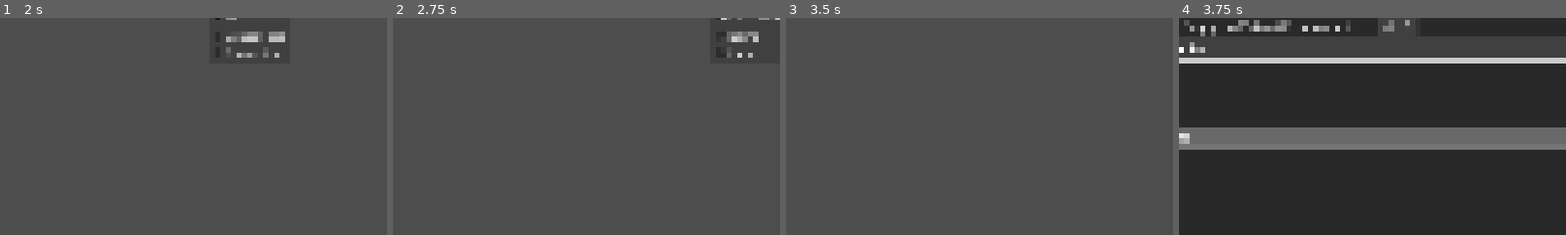
Above: before the commit, frames 1-4 (left to right).
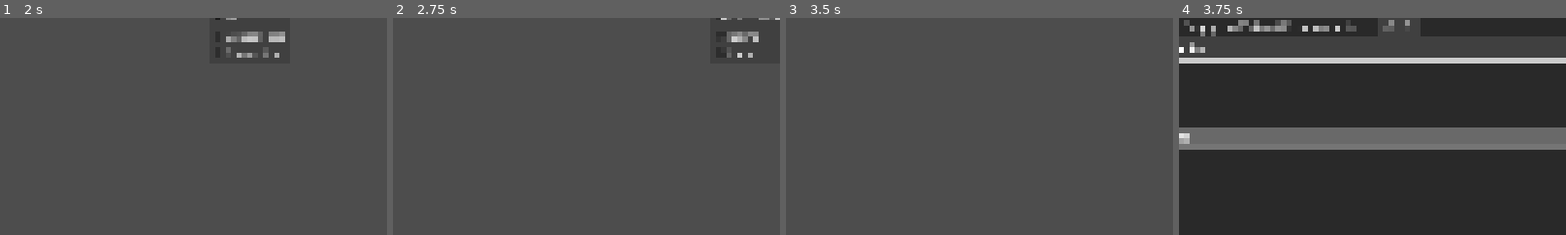
Above: after the commit, the same moments.

Repository: drusin/godot-switcheroo
Game: Godot game, scene res://src/main.tscn
The game is run twice, just before and just after one commit, with the same random seed, the same clock (stepped at 60 frames per second) and the same inputs. The engine's default icon, where the game draws it, is replaced by a stand-in: a white triangle on a blue panel in a dark square.
Inputs (mouse positions are % of the whole screen's width and height, from its top left):
- Up to frame 1 (2 s): click (23, 8) at 0.52 s; type "12" at 0.6 s; click "All" at 1.25 s
- Up to frame 2 (2.75 s): click "Last Used" at 2 s
- Up to frame 3 (3.5 s): click "Desc" at 2.75 s
- Up to frame 4 (3.75 s): click "Import" at 3.5 s
The pictures show only the part of the screen within x 23-73%, y 13-63%; the shares and areas given below are measured in that part.

Frames 1-3 are identical in both runs. In frame 4, 0.1% of the frame differs, in the area x 44-56%, y 3-7%.
Error in both runs: Trying to assign value of type 'Nil' to a variable of type 'Dictionary'. (res://src/autoloads/downloads.gd:29)

Commit message:
wip moving to new dl repo

Diff:
--- a/src/autoloads/downloads.gd
+++ b/src/autoloads/downloads.gd
@@ -5,7 +5,7 @@
 signal single_update(version: String, percent: int)
 signal all_update(downloads: int, percent: int)
 
-const MAIN_JSON_URL := "https://drusin.github.io/gd-dl-json-wrapper/json/main.json"
+const MAIN_JSON_URL := "https://drusin.github.io/gd-gh-dl-json-wrapper/json/main.json"
 
 @onready var _temp_dir: String = PREFERENCES.read(Prefs.Keys.TEMP_DIR)
 @onready var _managed_folder: String = PREFERENCES.read(Prefs.Keys.MANAGED_INSTALLATIONS_DIR)
@@ -138,16 +138,15 @@
 
 
 func _calc_percentage(metadata: Dictionary) -> int:
-	return int(100 * metadata["req"].get_downloaded_bytes() / metadata["size_in_bytes"])
+	return int(100 * metadata["req"].get_downloaded_bytes() / metadata["size"])
 
 
 func _request(url := "", metadata := {}) -> ReqResult:
 	var req = HTTPRequest.new()
 	get_tree().get_root().add_child.call_deferred(req)
 	await req.tree_entered
-	req.request(url if not url == "" else metadata["url"])
+	req.request(url if not url == "" else metadata["browser_download_url"])
 	if not metadata.is_empty():
-		metadata["size_in_bytes"] = _mb_to_byte(metadata["size"])
 		metadata["req"] = req
 		_current_downloads[metadata["version"]] = metadata
 	var results: Array = await req.request_completed
--- a/src/installations/installations_tab.tscn
+++ b/src/installations/installations_tab.tscn
@@ -41,10 +41,9 @@
 
 [node name="UsageFilter" type="OptionButton" parent="Content/InstallationPane/Filtering"]
 layout_mode = 2
+selected = 0
 item_count = 3
-selected = 0
 popup/item_0/text = "All"
-popup/item_0/id = 0
 popup/item_1/text = "Used"
 popup/item_1/id = 1
 popup/item_2/text = "Unused"
@@ -52,10 +51,9 @@
 
 [node name="ManagedFilter" type="OptionButton" parent="Content/InstallationPane/Filtering"]
 layout_mode = 2
+selected = 0
 item_count = 3
-selected = 0
 popup/item_0/text = "All"
-popup/item_0/id = 0
 popup/item_1/text = "Managed"
 popup/item_1/id = 1
 popup/item_2/text = "Custom"
@@ -67,10 +65,9 @@
 
 [node name="Sorting" type="OptionButton" parent="Content/InstallationPane/Filtering"]
 layout_mode = 2
+selected = 1
 item_count = 3
-selected = 1
 popup/item_0/text = "Name"
-popup/item_0/id = 0
 popup/item_1/text = "Version"
 popup/item_1/id = 1
 popup/item_2/text = "Path"
@@ -78,12 +75,11 @@
 
 [node name="AscDesc" type="OptionButton" parent="Content/InstallationPane/Filtering"]
 layout_mode = 2
+selected = 1
 item_count = 2
-selected = 1
 popup/item_0/text = "Asc"
 popup/item_0/id = 1
 popup/item_1/text = "Desc"
-popup/item_1/id = 0
 
 [node name="Installations" parent="Content/InstallationPane" instance=ExtResource("1_ild5m")]
 layout_mode = 2
--- a/src/projects/local_projects.tscn
+++ b/src/projects/local_projects.tscn
@@ -48,10 +48,9 @@
 
 [node name="VersionFilter" type="OptionButton" parent="Content/ProjectPane/Filtering"]
 layout_mode = 2
+selected = 0
 item_count = 3
-selected = 0
 popup/item_0/text = "All"
-popup/item_0/id = 0
 popup/item_1/text = "Version set"
 popup/item_1/id = 1
 popup/item_2/text = "No version"
@@ -63,10 +62,9 @@
 
 [node name="Sort" type="OptionButton" parent="Content/ProjectPane/Filtering"]
 layout_mode = 2
+selected = 0
 item_count = 3
-selected = 0
 popup/item_0/text = "Last Used"
-popup/item_0/id = 0
 popup/item_1/text = "Name"
 popup/item_1/id = 1
 popup/item_2/text = "Path"
@@ -74,10 +72,9 @@
 
 [node name="AscDesc" type="OptionButton" parent="Content/ProjectPane/Filtering"]
 layout_mode = 2
+selected = 1
 item_count = 2
-selected = 1
 popup/item_0/text = "Asc"
-popup/item_0/id = 0
 popup/item_1/text = "Desc"
 popup/item_1/id = 1
 
